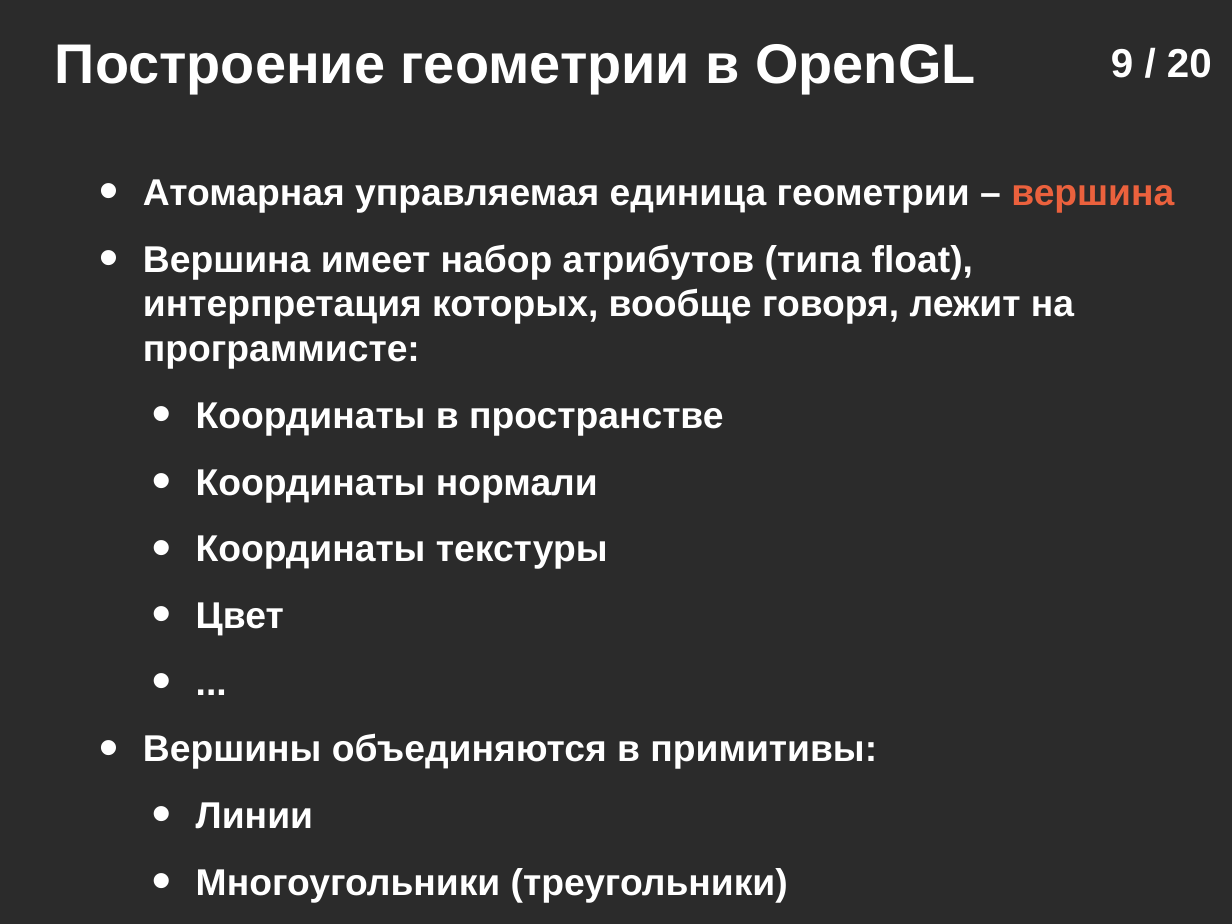
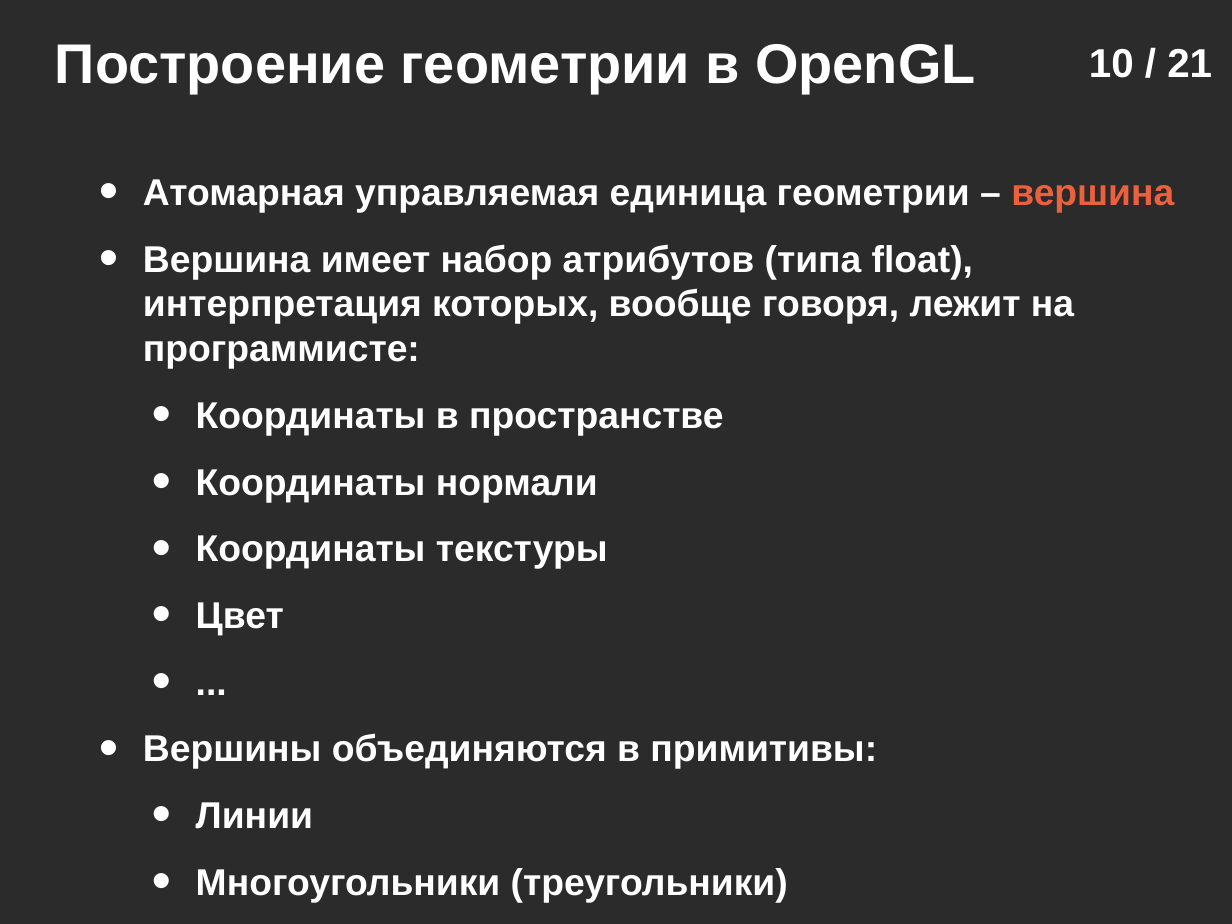
Before and after one commit to icosaeder/vr-lect, a slide deck: slide 10 of Лекции/Лекция 2/Лекция №2.odp (slide 9 before the commit). Drawn at 1232x924 pixels with LibreOffice and Linux fonts; fonts in the diff are those of the drawing; background and template pictures are left out; a plain dark background stands for a picture behind light text. Boxes give left, top, right and bottom in pixels: in the first picture for what was removed or moved away, otherwise in the second. Text is boxed around its words. In the diff, an @@ line names an element or a change of style, - is before the commit and + after.

Commit message:
update lecture 2

```diff
--- a/Лекции/Лекция 2/Лекция №2.odp
+++ b/Лекции/Лекция 2/Лекция №2.odp
@@ page number added at (x1=1089, y1=49, x2=1212, y2=78), 26 pt, text #FFFFFF, bold @@
+10 / 21
@@ page number removed at (x1=1111, y1=49, x2=1212, y2=78) @@
-9 / 20
```
Also in this commit, not shown: 1 slide added, 1 other file.
